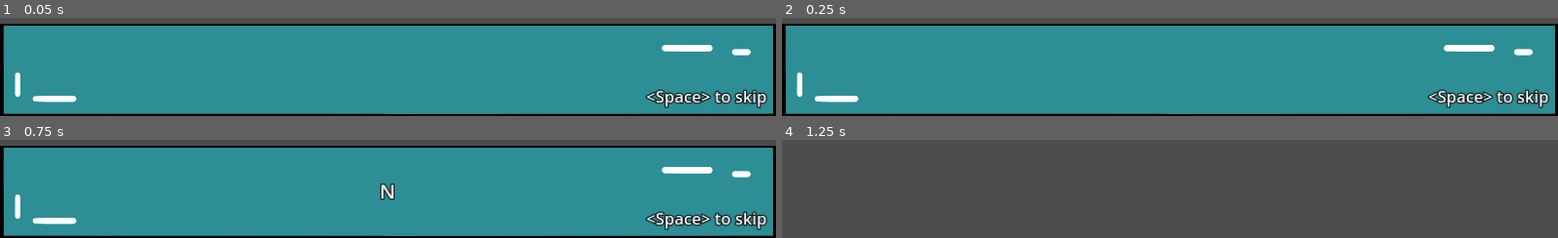
Above: before the commit, frames 1-4 (two rows, left to right).
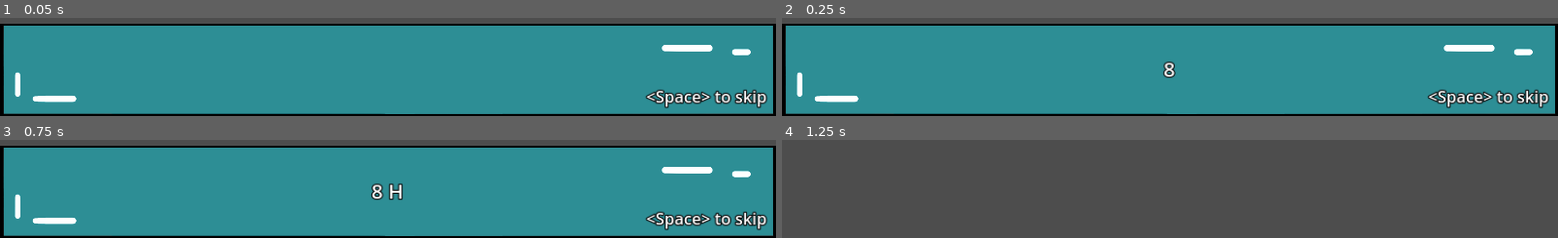
Above: after the commit, the same moments.

Repository: MrTadex/Disco-bubble-knight
Game: Godot game, scene res://Scenes/Chapter2.tscn
The game is run twice, just before and just after one commit, with the same random seed, the same clock (stepped at 60 frames per second) and the same inputs. This scene is started directly instead of the project's main scene.
Inputs:
- Up to frame 1 (0.05 s): no input
- Up to frame 2 (0.25 s): no input
- Up to frame 3 (0.75 s): tap Enter at 0.5 s
- Up to frame 4 (1.25 s): tap Space at 0.77 s

Frame 1 is identical in both runs. In frame 2, 0.2% of the frame differs, in the area x 49-51%, y 44-62%; in frame 3, 0.6%, in the area x 47-52%, y 44-62%; in frame 4, nothing differs.

Commit message:
chapter 2

Diff:
--- a/Chapters/Chapter2/1_Narator.tres
+++ b/Chapters/Chapter2/1_Narator.tres
@@ -7,7 +7,7 @@
 [sub_resource type="Resource" id="Resource_ttt4g"]
 script = ExtResource("2_oi2gs")
 Location = "LEFT"
-Line = "Narattor"
+Line = "8 Hours later..."
 Emotion = 0
 LineDuration = 4.0
 NextLine = 5.0
--- /dev/null
+++ b/Chapters/Chapter2/2_BeforeVisitingPrinces.tres
@@ -0,0 +1,158 @@
+[gd_resource type="Resource" script_class="DialogueData" load_steps=23 format=3 uid="uid://11q88w2s65cp"]
+
+[ext_resource type="AudioStream" uid="uid://gd66o6vbwmf4" path="res://Music/sexy thing.mp3" id="1_p0ir4"]
+[ext_resource type="SpriteFrames" uid="uid://cvuq2nvvr5g7j" path="res://Backgrounds/DiscoBubble.tres" id="2_2vpty"]
+[ext_resource type="Script" path="res://DialogueSystem/Scripts/LineData.gd" id="3_0s1wc"]
+[ext_resource type="Resource" uid="uid://v14c8rjgawhm" path="res://Characters/Froggo.tres" id="4_v5gkk"]
+[ext_resource type="Resource" uid="uid://bnetvik1uh7xc" path="res://Characters/Bubbles.tres" id="5_arn6k"]
+[ext_resource type="Script" path="res://DialogueSystem/Scripts/DialogueData.gd" id="6_ub174"]
+
+[sub_resource type="Resource" id="Resource_pa3je"]
+script = ExtResource("3_0s1wc")
+Character = ExtResource("4_v5gkk")
+Location = "LEFT"
+Line = "Look at that beauty over there!"
+Emotion = 6
+LineDuration = 3.0
+NextLine = 5.0
+
+[sub_resource type="Resource" id="Resource_l58q0"]
+script = ExtResource("3_0s1wc")
+Character = ExtResource("4_v5gkk")
+Location = "LEFT"
+Line = "Let me shoot my shot..."
+Emotion = 6
+LineDuration = 3.0
+NextLine = 5.0
+
+[sub_resource type="Resource" id="Resource_rx6xw"]
+script = ExtResource("3_0s1wc")
+Character = ExtResource("4_v5gkk")
+Location = "LEFT"
+Line = "*Dances to her*"
+Emotion = 6
+LineDuration = 3.0
+NextLine = 5.0
+
+[sub_resource type="Resource" id="Resource_8ilqy"]
+script = ExtResource("3_0s1wc")
+Character = ExtResource("4_v5gkk")
+Location = "LEFT"
+Line = "Hey there, pretty!"
+Emotion = 6
+LineDuration = 3.0
+NextLine = 5.0
+
+[sub_resource type="Resource" id="Resource_2ew0r"]
+script = ExtResource("3_0s1wc")
+Character = ExtResource("4_v5gkk")
+Location = "LEFT"
+Line = "You caught my eye."
+Emotion = 6
+LineDuration = 3.0
+NextLine = 5.0
+
+[sub_resource type="Resource" id="Resource_e0gh2"]
+script = ExtResource("3_0s1wc")
+Character = ExtResource("4_v5gkk")
+Location = "LEFT"
+Line = "You sparkle like a diamond under a spotlight!"
+Emotion = 6
+LineDuration = 3.0
+NextLine = 5.0
+
+[sub_resource type="Resource" id="Resource_0poru"]
+script = ExtResource("3_0s1wc")
+Character = ExtResource("5_arn6k")
+Location = "RIGHT"
+Line = "*Giggles*"
+Emotion = 4
+LineDuration = 3.0
+NextLine = 5.0
+
+[sub_resource type="Resource" id="Resource_2btmb"]
+script = ExtResource("3_0s1wc")
+Character = ExtResource("5_arn6k")
+Location = "RIGHT"
+Line = "Why, thank you!"
+Emotion = 0
+LineDuration = 3.0
+NextLine = 5.0
+
+[sub_resource type="Resource" id="Resource_gq6kv"]
+script = ExtResource("3_0s1wc")
+Character = ExtResource("5_arn6k")
+Location = "RIGHT"
+Line = "My name is Bubbles."
+Emotion = 0
+LineDuration = 3.0
+NextLine = 5.0
+
+[sub_resource type="Resource" id="Resource_q5ioh"]
+script = ExtResource("3_0s1wc")
+Character = ExtResource("4_v5gkk")
+Location = "LEFT"
+Line = "That's so cute!"
+Emotion = 0
+LineDuration = 3.0
+NextLine = 5.0
+
+[sub_resource type="Resource" id="Resource_in48k"]
+script = ExtResource("3_0s1wc")
+Character = ExtResource("4_v5gkk")
+Location = "LEFT"
+Line = "It's the same as the name of this disco."
+Emotion = 0
+LineDuration = 3.0
+NextLine = 5.0
+
+[sub_resource type="Resource" id="Resource_xwgrq"]
+script = ExtResource("3_0s1wc")
+Character = ExtResource("5_arn6k")
+Location = "RIGHT"
+Line = "What's your name?"
+Emotion = 0
+LineDuration = 3.0
+NextLine = 5.0
+
+[sub_resource type="Resource" id="Resource_jug4g"]
+script = ExtResource("3_0s1wc")
+Character = ExtResource("4_v5gkk")
+Location = "LEFT"
+Line = "Everyone calls me Froggo, but you can call me tonight."
+Emotion = 6
+LineDuration = 3.0
+NextLine = 5.0
+
+[sub_resource type="Resource" id="Resource_xdrtn"]
+script = ExtResource("3_0s1wc")
+Character = ExtResource("5_arn6k")
+Location = "RIGHT"
+Line = "How about we just dance for now?"
+Emotion = 5
+LineDuration = 3.0
+NextLine = 5.0
+
+[sub_resource type="Resource" id="Resource_dbm4d"]
+script = ExtResource("3_0s1wc")
+Character = ExtResource("4_v5gkk")
+Location = "LEFT"
+Line = "Yes, love the way your brain works."
+Emotion = 6
+LineDuration = 3.0
+NextLine = 5.0
+
+[sub_resource type="Resource" id="Resource_rkfmb"]
+script = ExtResource("3_0s1wc")
+Character = ExtResource("4_v5gkk")
+Location = "LEFT"
+Line = "Let's dance!"
+Emotion = 0
+LineDuration = 3.0
+NextLine = 5.0
+
+[resource]
+script = ExtResource("6_ub174")
+Background = ExtResource("2_2vpty")
+Audio = ExtResource("1_p0ir4")
+Lines = Array[ExtResource("3_0s1wc")]([SubResource("Resource_pa3je"), SubResource("Resource_l58q0"), SubResource("Resource_rx6xw"), SubResource("Resource_8ilqy"), SubResource("Resource_2ew0r"), SubResource("Resource_e0gh2"), SubResource("Resource_0poru"), SubResource("Resource_2btmb"), SubResource("Resource_gq6kv"), SubResource("Resource_q5ioh"), SubResource("Resource_in48k"), SubResource("Resource_xwgrq"), SubResource("Resource_jug4g"), SubResource("Resource_xdrtn"), SubResource("Resource_dbm4d"), SubResource("Resource_rkfmb")])
--- a/Scenes/Chapter2.tscn
+++ b/Scenes/Chapter2.tscn
@@ -1,18 +1,28 @@
-[gd_scene load_steps=7 format=3 uid="uid://cjxmhp4ejtq6q"]
+[gd_scene load_steps=11 format=3 uid="uid://cjxmhp4ejtq6q"]
 
 [ext_resource type="Script" path="res://Managers/GameManager.gd" id="1_dtohn"]
 [ext_resource type="Script" path="res://Managers/GameStates/StateBase.gd" id="2_yfkwn"]
 [ext_resource type="Resource" uid="uid://cdvpj374pgldb" path="res://Chapters/Chapter2/1_Narator.tres" id="3_0qst6"]
 [ext_resource type="Script" path="res://Managers/GameStates/DialogueState.gd" id="4_trogo"]
+[ext_resource type="Script" path="res://DialogueSystem/Scripts/LineData.gd" id="5_b4wh2"]
+[ext_resource type="Script" path="res://DialogueSystem/Scripts/DialogueData.gd" id="6_5ooi1"]
 [ext_resource type="PackedScene" uid="uid://bxn7snwc84yn2" path="res://DialogueSystem/UI/DialoguePanel.tscn" id="8_xka6v"]
 
 [sub_resource type="Resource" id="Resource_0pcw3"]
 script = ExtResource("4_trogo")
 Dialogue = ExtResource("3_0qst6")
 
+[sub_resource type="Resource" id="Resource_qx6e7"]
+script = ExtResource("6_5ooi1")
+Lines = Array[ExtResource("5_b4wh2")]([])
+
+[sub_resource type="Resource" id="Resource_56c38"]
+script = ExtResource("4_trogo")
+Dialogue = SubResource("Resource_qx6e7")
+
 [node name="Chapter2" type="Node2D"]
 script = ExtResource("1_dtohn")
-_flow = Array[ExtResource("2_yfkwn")]([SubResource("Resource_0pcw3")])
+_flow = Array[ExtResource("2_yfkwn")]([SubResource("Resource_0pcw3"), SubResource("Resource_56c38")])
 
 [node name="DialoguePanel" parent="." instance=ExtResource("8_xka6v")]
 unique_name_in_owner = true
Not shown, added: Sprites/Frog_arrow_down.png.import
Not shown, added: Sprites/Frog_arrow_down_falling.png.import
Not shown, added: Sprites/Frog_arrow_left.png.import
Not shown, added: Sprites/Frog_arrow_left_falling.png.import
Not shown, added: Sprites/Frog_arrow_right.png.import
Not shown, added: Sprites/Frog_arrow_right_falling.png.import
Not shown, added: Sprites/Frog_arrow_up.png.import
Not shown, added: Sprites/Frog_arrow_up_falling.png.import
Not shown, added: Sprites/Frog_arrows.png.import
